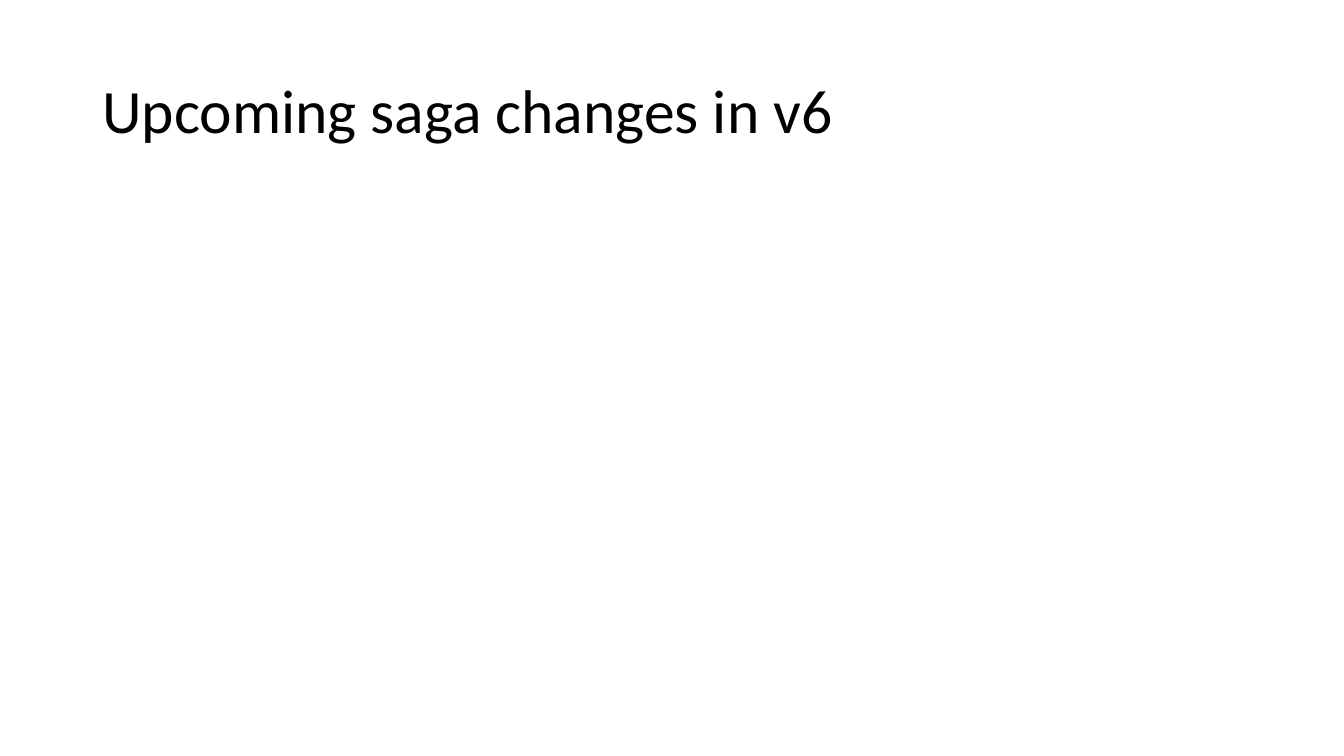
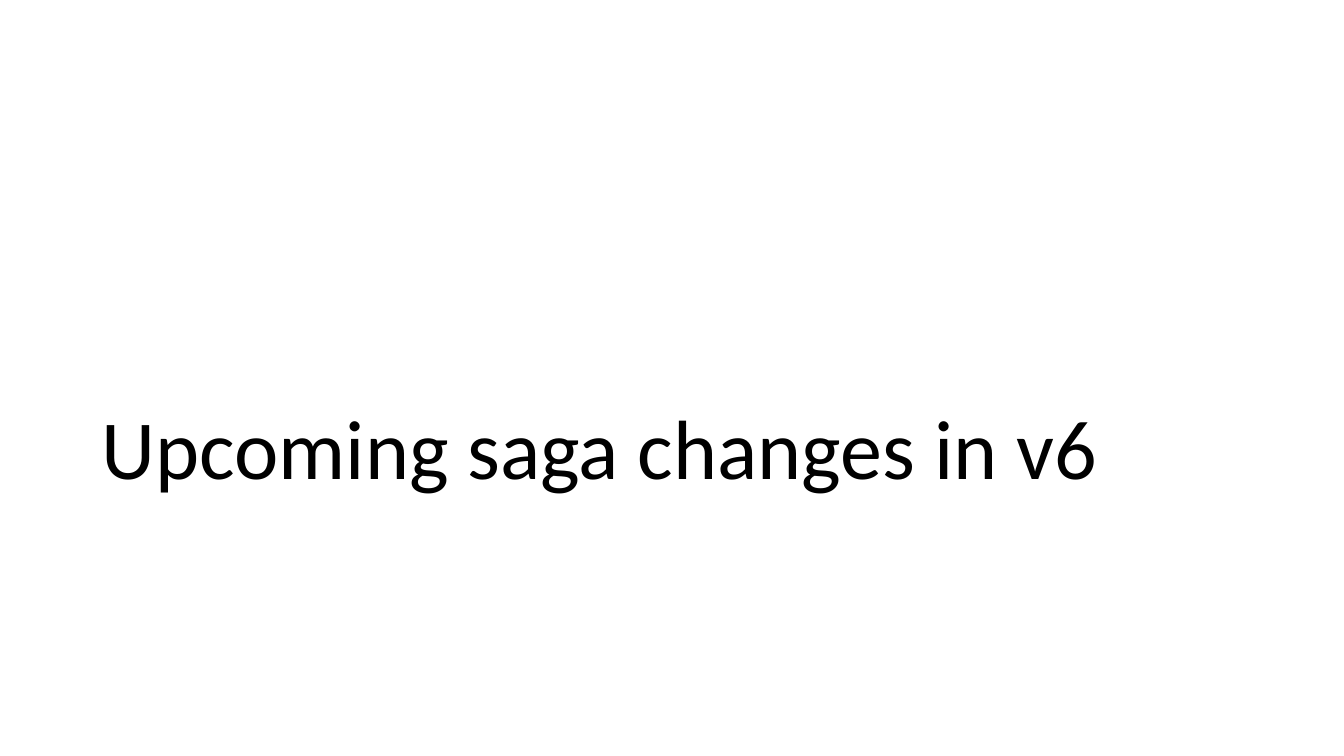
Before and after one commit to Particular/SagaMasterClass, a slide deck: slide 37 of SagaMasterClass.pptx (slide 20 before the commit). Drawn at 1344x756 pixels with LibreOffice and Linux fonts; fonts in the diff are those of the drawing. Boxes give left, top, right and bottom in pixels: in the first picture for what was removed or moved away, otherwise in the second. Text is boxed around its words. In the diff, an @@ line names an element or a change of style, - is before the commit and + after.

```diff
--- a/SagaMasterClass.pptx
+++ b/SagaMasterClass.pptx
@@ title "Upcoming saga changes in v6" moved from (x1=102, y1=90, x2=832, y2=144) to (x1=102, y1=420, x2=1097, y2=494) @@
@@ title "Upcoming saga changes in v6" at (x1=102, y1=420, x2=1097, y2=494): size 44 to 60 pt; vertical alignment middle to bottom @@
```
Also in this commit, not shown: 2 other slides changed, 17 slides added, 7 other files.
